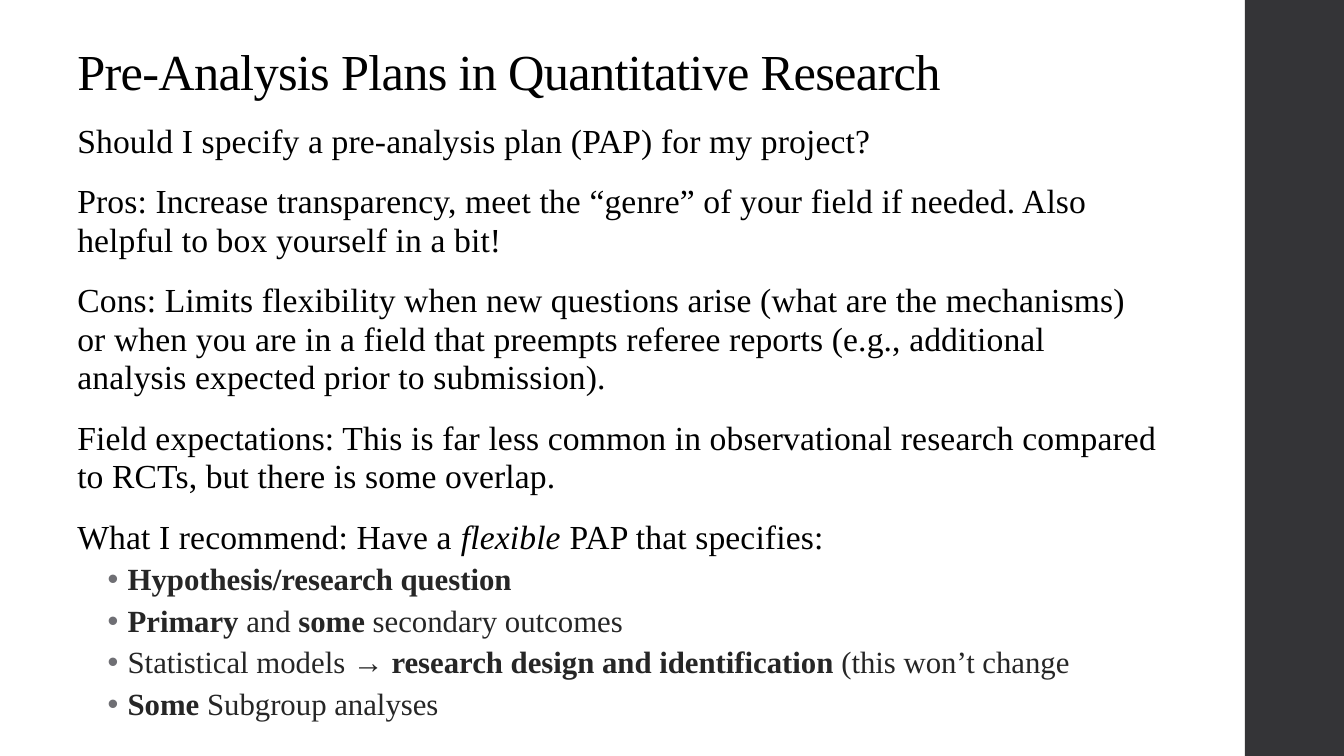
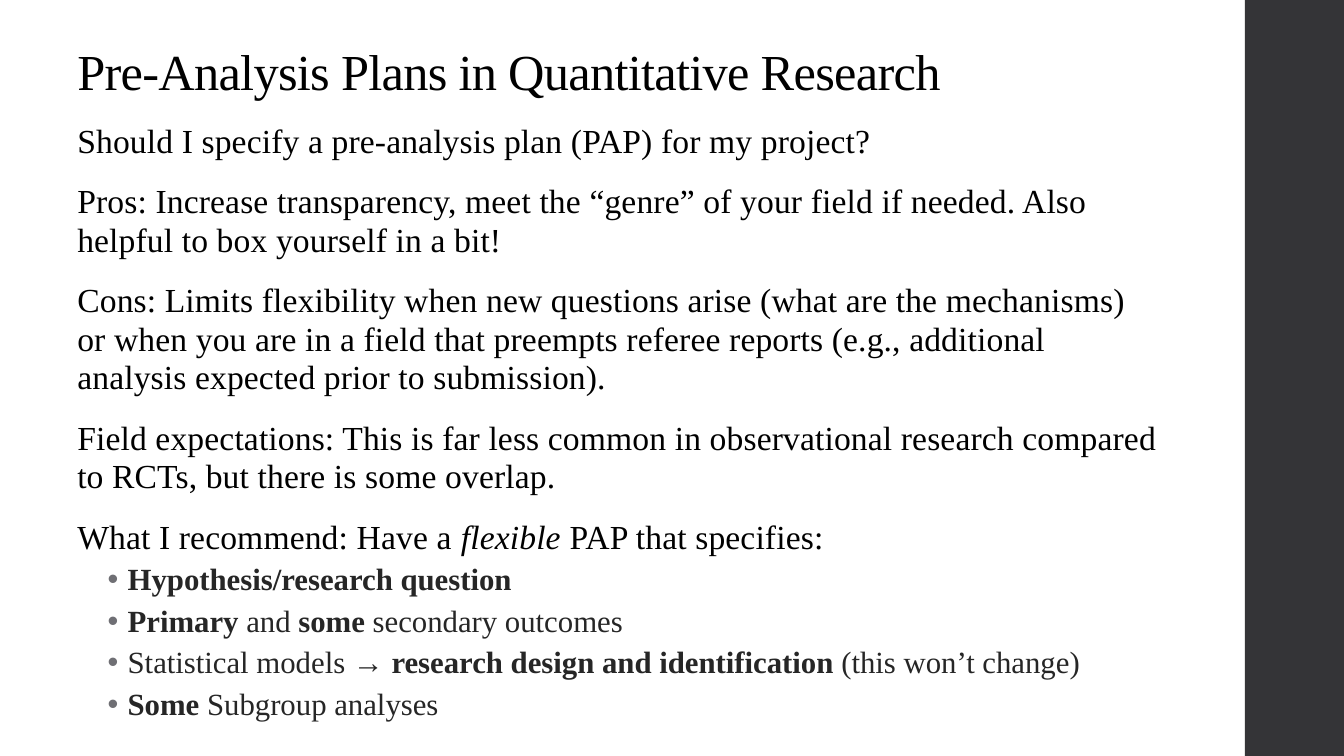
Before and after one commit to alex-hoagland/HAD5744, a slide deck: slide 19 of Lecture05_DataCleaning/Lecture5_DataCleaning-ResearchDesign.pptx. Drawn at 1344x756 pixels with LibreOffice and Linux fonts; fonts in the diff are those of the drawing. Boxes give left, top, right and bottom in pixels: in the first picture for what was removed or moved away, otherwise in the second. Text is boxed around its words. In the diff, an @@ line names an element or a change of style, - is before the commit and + after.

Commit message:
update Lecture 7

```diff
--- a/Lecture05_DataCleaning/Lecture5_DataCleaning-ResearchDesign.pptx
+++ b/Lecture05_DataCleaning/Lecture5_DataCleaning-ResearchDesign.pptx
@@ text at [128,651,1079,679]: text changed @@
-  • Statistical models → research design and identification (this won’t change
+  • Statistical models → research design and identification (this won’t change)
```
Also in this commit, not shown: 2 other slides changed, 7 other files.
